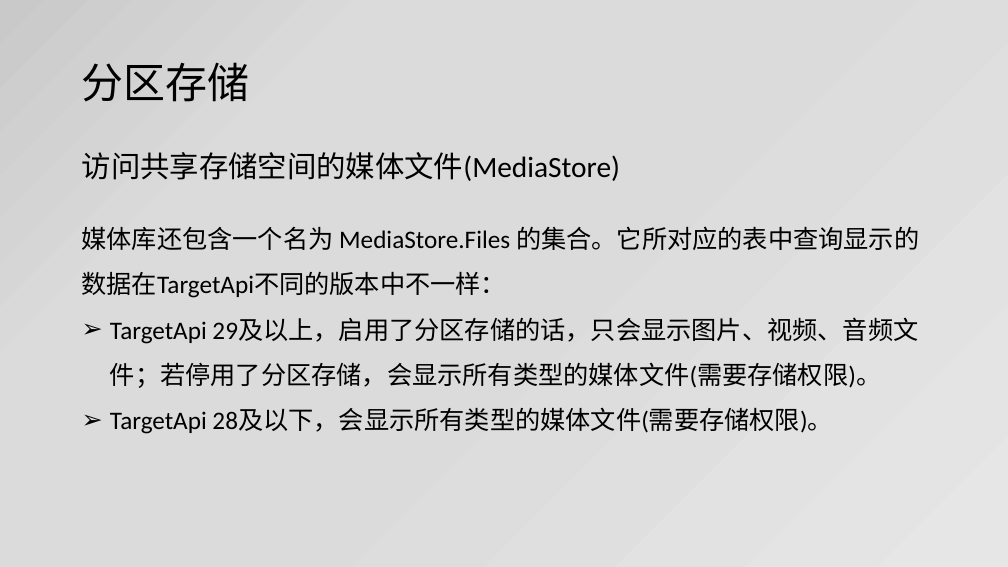
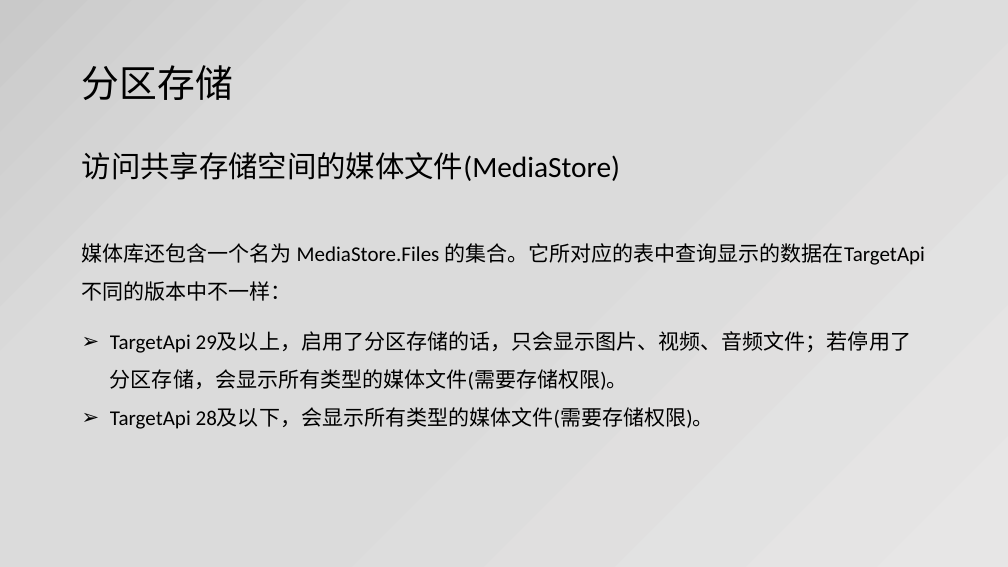
Before and after one commit to jianjunxiao/Adaptation, a slide deck: slide 9 of Android10、11适配.pptx. Drawn at 1008x567 pixels with LibreOffice and Linux fonts; fonts in the diff are those of the drawing. Boxes give left, top, right and bottom in pixels: in the first picture for what was removed or moved away, otherwise in the second. Text is boxed around its words. In the diff, an @@ line names an element or a change of style, - is before the commit and + after.

```diff
--- a/Android10、11适配.pptx
+++ b/Android10、11适配.pptx
@@ title "分区存储" at [82,65,233,100]: size 40 to 36 pt @@
@@ text "媒体库还包含一个名为 MediaStore.Files 的集合。它所对应的表中查询显示的数据在TargetApi不同的版 ...": place and size @@
-text "媒体库还包含一个名为 MediaStore.Files 的集合。它所对应的表中查询显示的数据在TargetApi不同的版 ..." at [82,226,919,434]
+text "媒体库还包含一个名为 MediaStore.Files 的集合。它所对应的表中查询显示的数据在TargetApi不同的版 ..." at [82,243,925,429]
@@ text "媒体库还包含一个名为 MediaStore.Files 的集合。它所对应的表中查询显示的数据在TargetApi不同的版 ..." at [82,243,925,429]: size 24 to 20 pt; more space between paragraphs @@
```
Also in this commit, not shown: 25 other slides changed, 4 slides added, 7 other files.
